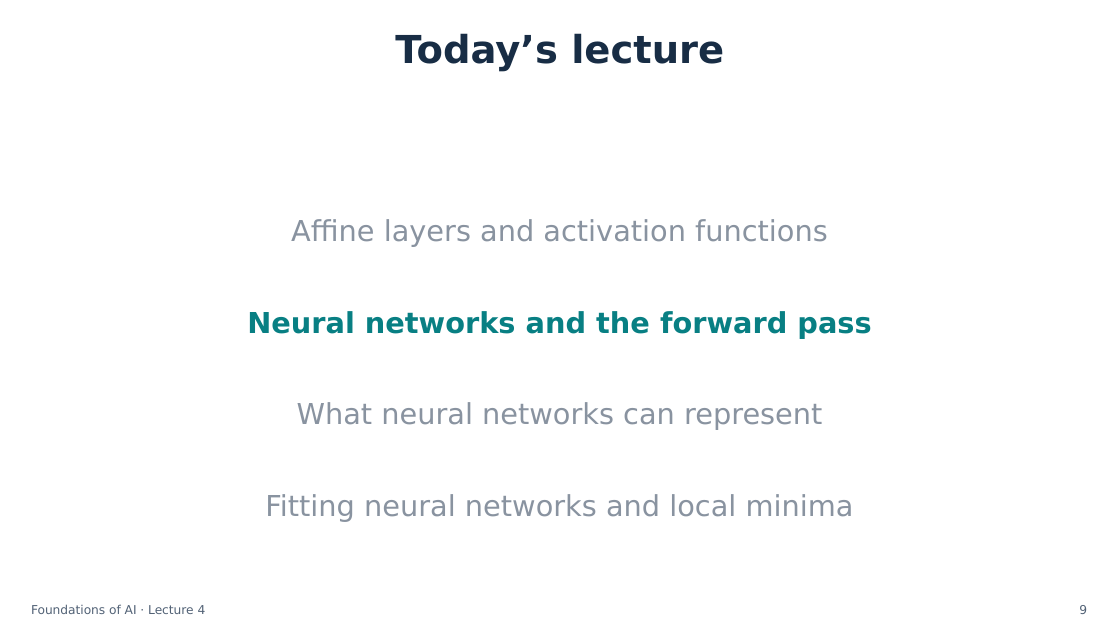
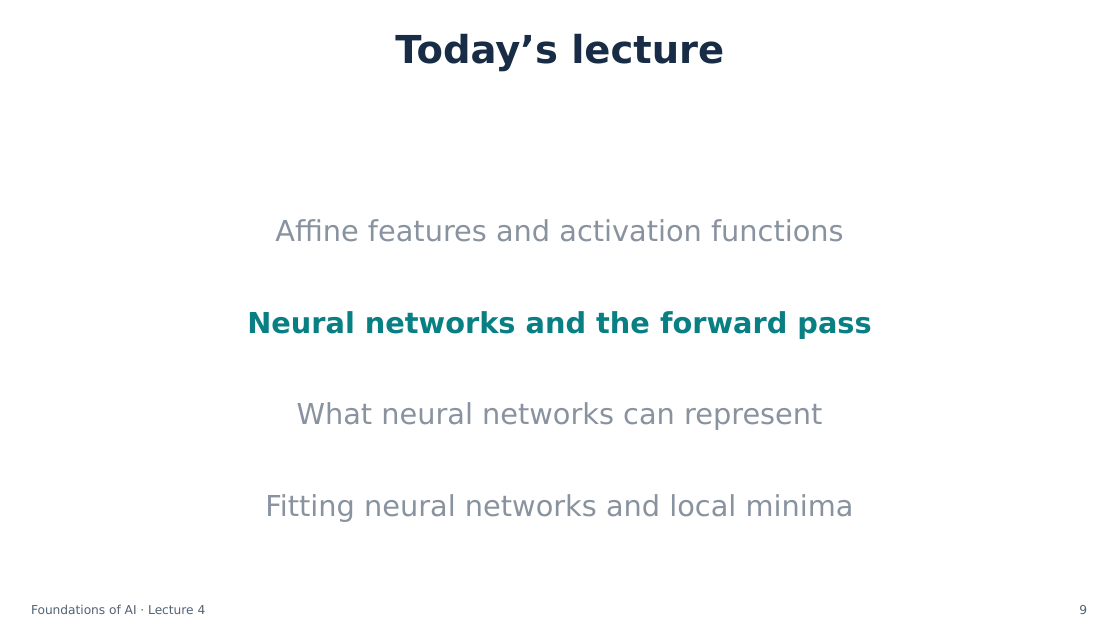
Before and after one commit to semtm0051/2026_27, a slide deck: slide 9 of Week_04/Slides/Week_04 - Slides.pptx. Drawn at 1120x630 pixels with LibreOffice and Linux fonts; fonts in the diff are those of the drawing. Boxes give left, top, right and bottom in pixels: in the first picture for what was removed or moved away, otherwise in the second. Text is boxed around its words. In the diff, an @@ line names an element or a change of style, - is before the commit and + after.

Commit message:
Update Week 4 slides and use affine features consistently in topic agendas

```diff
--- a/Week_04/Slides/Week_04 - Slides.pptx
+++ b/Week_04/Slides/Week_04 - Slides.pptx
@@ text at (x1=275, y1=219, x2=844, y2=242): text changed @@
-Affine layers and activation functions
+Affine features and activation functions
```
Also in this commit, not shown: 11 other slides changed, 1 other file.
